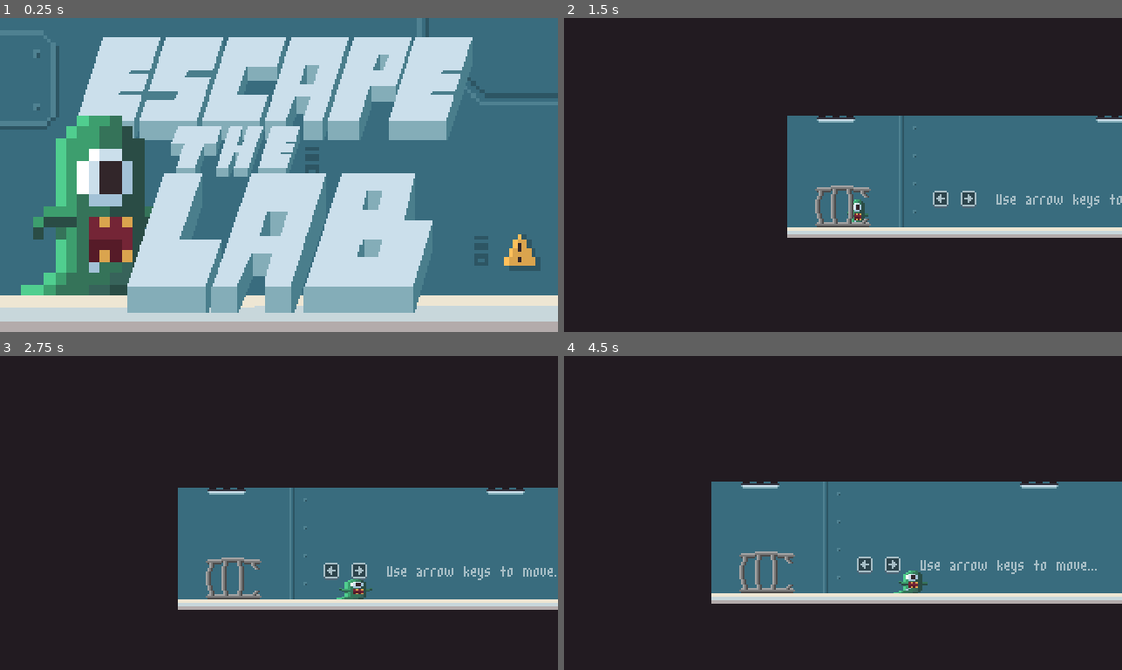
Above: before the commit, frames 1-4 (two rows, left to right).
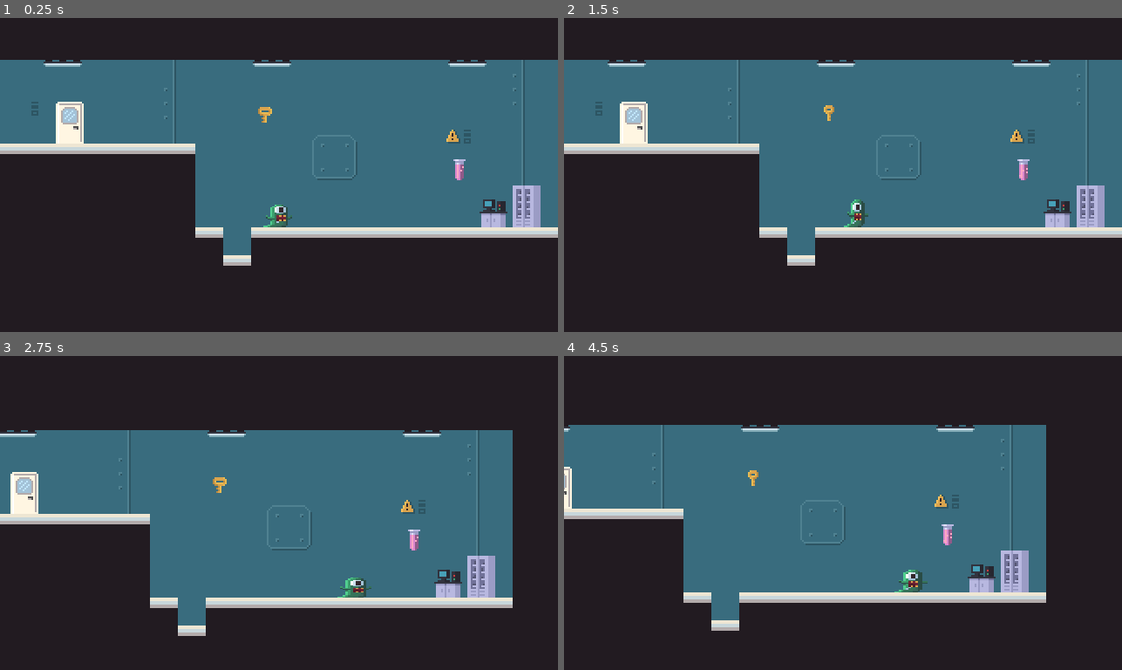
Above: after the commit, the same moments.

Repository: marcelomandaji/Escape-The-Lab
Game: Godot game, scene res://Levels/Level_1.tscn
The game is run twice, just before and just after one commit, with the same random seed, the same clock (stepped at 60 frames per second) and the same inputs. Before the commit the project starts from res://Menus/TitleScreen.tscn.
Inputs (mouse positions are in pixels of both pictures, inside the frame that each line leads up to):
- Up to frame 1 (0.25 s): no input
- Up to frame 2 (1.5 s): click (843, 175) at 0.5 s, where only the run before the commit has a clickable "start"; tap Enter at 1.25 s; move the mouse to (965, 159) at 1.27 s; hold Right (walk_right) from 1.28 s (still down); hold C (camera) from 1.28 s (still down); click (965, 159) at 1.42 s
- Up to frame 3 (2.75 s): keep holding Right (walk_right); tap Space (jump) at 1.52, 1.55, 1.82, 2.1, 2.27, 2.57 s; move the mouse to (167, 528) at 2.02 s; release C (camera) at 2.03 s; tap C (camera) at 2.3 s
- Up to frame 4 (4.5 s): move the mouse to (898, 443) at 2.77 s; release Right (walk_right) at 2.78 s; hold Left (walk_left) 2.78-3.53 s; hold C (camera) 2.78-3.53 s; tap Space (jump) at 3.05, 3.77, 4.07 s; move the mouse to (815, 575) at 3.52 s; hold Right (walk_right) from 3.53 s (still down); tap C (camera) at 3.6 s; click (815, 575) at 3.67 s; move the mouse to (1010, 560) at 4.27 s; hold Space (jump) from 4.28 s (still down)

The runs differ from the first frame. In frame 1, 78% of the frame differs, in the area x 0-100%, y 0-100%; in frame 2, 27%; in frame 3, 30%; in frame 4, 29%.

Commit message:
coyote timer

Diff:
--- a/Levels/Level_0.tscn
+++ b/Levels/Level_0.tscn
@@ -134,11 +134,11 @@
 
 [node name="KeyItem" parent="." instance=ExtResource( 3 )]
 position = Vector2( 816, 80 )
-frame = 0
+frame = 1
 
 [node name="CloneItem" parent="." instance=ExtResource( 2 )]
 position = Vector2( 552, 80 )
-frame = 3
+frame = 0
 
 [node name="Player" parent="." instance=ExtResource( 1 )]
 position = Vector2( 32, 112 )
--- a/Levels/Level_1.tscn
+++ b/Levels/Level_1.tscn
@@ -54,6 +54,7 @@
 
 [node name="KeyItem" parent="." instance=ExtResource( 3 )]
 position = Vector2( 152, 96 )
+frame = 2
 
 [node name="Sprite" type="Sprite" parent="."]
 position = Vector2( 302, 148 )
@@ -64,8 +65,8 @@
 texture = ExtResource( 8 )
 
 [node name="Player" parent="." instance=ExtResource( 1 )]
-position = Vector2( 148, 144 )
+position = Vector2( 160, 160 )
 
 [node name="CloneItem" parent="." instance=ExtResource( 2 )]
 position = Vector2( 264, 128 )
-frame = 0
+frame = 2
--- a/Levels/Level_2.tscn
+++ b/Levels/Level_2.tscn
@@ -115,11 +115,10 @@
 
 [node name="KeyItem" parent="." instance=ExtResource( 3 )]
 position = Vector2( 826, 98 )
-frame = 2
+frame = 4
 
 [node name="CloneItem" parent="." instance=ExtResource( 2 )]
 position = Vector2( 297.825, 90.2092 )
-frame = 0
 
 [node name="Sprite" type="Sprite" parent="."]
 self_modulate = Color( 1, 1, 1, 0.54902 )
--- a/Levels/Level_3.tscn
+++ b/Levels/Level_3.tscn
@@ -77,10 +77,11 @@
 
 [node name="KeyItem" parent="." instance=ExtResource( 3 )]
 position = Vector2( 308, 308 )
-frame = 2
+frame = 4
 
 [node name="CloneItem" parent="." instance=ExtResource( 1 )]
 position = Vector2( 248, 108 )
+frame = 2
 
 [node name="Sprite2" type="Sprite" parent="."]
 position = Vector2( 112, 308 )
--- a/Levels/Level_4.tscn
+++ b/Levels/Level_4.tscn
@@ -69,7 +69,7 @@
 tile_set = ExtResource( 6 )
 cell_size = Vector2( 16, 16 )
 format = 1
-tile_data = PoolIntArray( -458747, 1, 0, -458746, 1, 0, -458 …(167 unchanged characters)… 4, 1, 0, -458733, 1, 0, -458732, 1, 0, -393211, 1, 0, -393207, 1, 0, -327675, 1, 0, -327671, 1, 0, -262139, 1, 0, -262136, 0, 0, -262135, 1, 0, -262125, 0, 0, -262124, 0, 0, -262123, 0, 0, -262122, 0, 0, -262121, 0, 0, -196603, 1, 0, -196599, 1, 0, -196595, 0, 0, -196594, 0, 0, -196593, 0, 0, -196592, 0, 0, -196591, 0, 0, -196590, 0, 0, -196589, 1, 0, -196588, 1, 0, -196587, 1, 0, -196586, 1, 0, -196585, 1, 0, -131067, 1, 0, -131066, 0, 0, -1 …(1303 unchanged characters)…
+tile_data = PoolIntArray( -458747, 1, 0, -458746, 1, 0, -458 …(167 unchanged characters)… 4, 1, 0, -458733, 1, 0, -458732, 1, 0, -458731, 1, 0, -458730, 1, 0, -458729, 1, 0, -458728, 1, 0, -393211, 1, 0, -393207, 1, 0, -393192, 1, 0, -327675, 1, 0, -327671, 1, 0, -327656, 1, 0, -262139, 1, 0, -262136, 0, 0, -262135, 1, 0, -262125, 0, 0, -262124, 0, 0, -262123, 0, 0, -262122, 0, 0, -262121, 0, 0, -262120, 1, 0, -196603, 1, 0, -196599, 1, 0, -196595, 0, 0, -196594, 0, 0, -196593, 0, 0, -196592, 0, 0, -196591, 0, 0, -196590, 0, 0, -196589, 1, 0, -196588, 1, 0, -196587, 1, 0, -196586, 1, 0, -196585, 1, 0, -196584, 1, 0, -131067, 1, 0, -131066, 0, 0, -1 …(1303 unchanged characters)…
 
 [node name="Door" parent="." instance=ExtResource( 4 )]
 position = Vector2( 344, -80 )
@@ -79,7 +79,6 @@
 
 [node name="KeyItem" parent="." instance=ExtResource( 3 )]
 position = Vector2( 120, -80 )
-frame = 2
 
 [node name="OnOffDoor" parent="." instance=ExtResource( 9 )]
 position = Vector2( 128, 160 )
@@ -89,7 +88,7 @@
 
 [node name="CloneItem" parent="." instance=ExtResource( 2 )]
 position = Vector2( 128, 176 )
-frame = 3
+frame = 0
 
 [node name="Sprite2" type="Sprite" parent="."]
 position = Vector2( 152, 132 )
--- a/Levels/Level_5.tscn
+++ b/Levels/Level_5.tscn
@@ -69,10 +69,11 @@
 
 [node name="KeyItem" parent="." instance=ExtResource( 3 )]
 position = Vector2( -32, 136 )
-frame = 0
+frame = 4
 
 [node name="CloneItem" parent="." instance=ExtResource( 2 )]
 position = Vector2( -32, 184 )
+frame = 0
 
 [node name="OnOffDoor" parent="." instance=ExtResource( 10 )]
 position = Vector2( 88, 160 )
@@ -97,14 +98,14 @@
 [node name="Sprite" type="Sprite" parent="."]
 position = Vector2( 288, 104 )
 texture = ExtResource( 11 )
+[connection signal="BlueSwitch" from="BlueSwitch" to="OnOffDoor" method="_on_BlueSwitch_BlueSwitch"]
+[connection signal="BlueSwitch" from="BlueSwitch" to="RedSwitch" method="_on_BlueSwitch_BlueSwitch"]
+[connection signal="BlueSwitch" from="BlueSwitch" to="BlueSwitch2" method="_on_BlueSwitch_BlueSwitch"]
 [connection signal="BlueSwitch" from="BlueSwitch" to="OnOffDoor2" method="_on_BlueSwitch_BlueSwitch"]
-[connection signal="BlueSwitch" from="BlueSwitch" to="OnOffDoor" method="_on_BlueSwitch_BlueSwitch"]
-[connection signal="BlueSwitch" from="BlueSwitch" to="BlueSwitch2" method="_on_BlueSwitch_BlueSwitch"]
-[connection signal="BlueSwitch" from="BlueSwitch" to="RedSwitch" method="_on_BlueSwitch_BlueSwitch"]
-[connection signal="BlueSwitch" from="BlueSwitch2" to="OnOffDoor2" method="_on_BlueSwitch_BlueSwitch"]
 [connection signal="BlueSwitch" from="BlueSwitch2" to="OnOffDoor" method="_on_BlueSwitch_BlueSwitch"]
 [connection signal="BlueSwitch" from="BlueSwitch2" to="RedSwitch" method="_on_BlueSwitch_BlueSwitch"]
+[connection signal="BlueSwitch" from="BlueSwitch2" to="OnOffDoor2" method="_on_BlueSwitch_BlueSwitch"]
+[connection signal="RedSwitch" from="RedSwitch" to="OnOffDoor" method="_on_RedSwitch_RedSwitch"]
 [connection signal="RedSwitch" from="RedSwitch" to="BlueSwitch" method="_on_RedSwitch_RedSwitch"]
+[connection signal="RedSwitch" from="RedSwitch" to="BlueSwitch2" method="_on_RedSwitch_RedSwitch"]
 [connection signal="RedSwitch" from="RedSwitch" to="OnOffDoor2" method="_on_RedSwitch_RedSwitch"]
-[connection signal="RedSwitch" from="RedSwitch" to="OnOffDoor" method="_on_RedSwitch_RedSwitch"]
-[connection signal="RedSwitch" from="RedSwitch" to="BlueSwitch2" method="_on_RedSwitch_RedSwitch"]
--- a/Menus/TitleScreen.gd
+++ b/Menus/TitleScreen.gd
@@ -2,10 +2,6 @@
 
 func _ready():
 	MusicController.play_intro()
-
-func _on_Button_pressed():
-	pass
-	#get_tree().change_scene("res://Levels/Level_1.tscn")
 
 func _input(event):
 	if event is InputEventKey:
--- a/Menus/TitleScreen.tscn
+++ b/Menus/TitleScreen.tscn
@@ -104,19 +104,10 @@
 "_edit_use_anchors_": false
 }
 
-[node name="Button" type="Button" parent="."]
-margin_right = 320.0
-margin_bottom = 180.0
-text = "start"
-flat = true
-__meta__ = {
-"_edit_use_anchors_": false
-}
-
 [node name="intro" type="AnimatedSprite" parent="."]
 position = Vector2( 160, 90 )
 frames = SubResource( 20 )
-frame = 5
+frame = 9
 playing = true
 
 [node name="anykey" type="AnimatedSprite" parent="."]
@@ -124,4 +115,3 @@
 frames = SubResource( 21 )
 frame = 1
 playing = true
-[connection signal="pressed" from="Button" to="." method="_on_Button_pressed"]
--- a/MusicController.gd
+++ b/MusicController.gd
@@ -15,28 +15,28 @@
 
 func play_intro():
 	$Music.stream = intro_music
-	$Music.play()
+	#$Music.play()
 
 func play_theme():
 	$Music.stream = theme_music
-	$Music.play()
+	#$Music.play()
 
 func play_final():
 	$Music.stream = final_music
-	$Music.play()
+	#$Music.play()
 
 func sfx_key():
 	$Sfx.stream = key_sfx
-	$Sfx.play()
+	#$Sfx.play()
 
 func sfx_jump():
 	$Sfx.stream = jump_sfx
-	$Sfx.play()
+	#$Sfx.play()
 
 func sfx_clone():
 	$Sfx.stream = clone_sfx
-	$Sfx.play()
+	#$Sfx.play()
 
 func sfx_fall():
 	$Sfx.stream = fall_sfx
-	$Sfx.play()
+	#$Sfx.play()
--- a/Player/Player.gd
+++ b/Player/Player.gd
@@ -11,52 +11,78 @@
 
 var got_key = false
 var hit_the_ground = false
+var is_jumping = false
 
 const FLOOR = Vector2(0,-1)
+
+onready var animatedSprite = $AnimatedSprite
+onready var camera = $Camera2D
+onready var coyoteTimer = $CoyoteTimer
+
 func get_input():
+
 	var dir = 0
+
 	if Input.is_action_pressed("walk_right"):
-
 		dir += 1
-		$AnimatedSprite.flip_h = false
-		$AnimatedSprite.play("walk")
+		animatedSprite.play("walk")
 
 	if Input.is_action_pressed("walk_left"):
-
 		dir -= 1
-		$AnimatedSprite.flip_h = true
-		$AnimatedSprite.play("walk")
+		animatedSprite.play("walk")
 
 	if dir != 0:
 		velocity.x = lerp(velocity.x, dir * speed, acceleration)
+		animatedSprite.flip_h = dir < 0
+
 	else:
 		velocity.x = lerp(velocity.x, 0, friction)
 		if is_on_floor():
-			$AnimatedSprite.play("idle")
+			animatedSprite.play("idle")
+
+
+func _input(event):
+	if event.is_action_pressed("jump"):
+		if is_on_floor() || !coyoteTimer.is_stopped():
+			coyoteTimer.stop()
+			jump()
+
+	if event.is_action_pressed("camera"):
+		next_camera()
+
+	if event.is_action_pressed("restart"):
+		get_tree().change_scene("res://Levels/"+ get_tree().current_scene.name +".tscn")
+
+func jump():
+		velocity.y = jump_speed
+		is_jumping = true
+		MusicController.sfx_jump()
+
+func move(_delta):
+	motion_previous = velocity
+	var was_on_floor = is_on_floor()
+	velocity = move_and_slide(velocity, FLOOR)
+	if was_on_floor && !is_on_floor() && !is_jumping:
+		coyoteTimer.start()
+		velocity.y = 0
+
+func gravity(delta):
+	if coyoteTimer.is_stopped():
+		velocity.y += gravity * delta
+		if is_jumping && velocity.y >= 0:
+			is_jumping = false
 
 func _ready():
 	if self.name == "Player":
-		$Camera2D.current = true
+		camera.current = true
 
 func _physics_process(delta):
 	if !get_node("../").finishing:
 		get_input()
-		velocity.y += gravity * delta
-		motion_previous = velocity
-		velocity = move_and_slide(velocity, FLOOR)
+		gravity(delta)
+		move(delta)
 
 
-	if Input.is_action_just_pressed("restart"):
-		get_tree().change_scene("res://Levels/"+ get_tree().current_scene.name +".tscn")
-
-	if Input.is_action_just_pressed("jump"):
-		if is_on_floor():
-			MusicController.sfx_jump()
-			velocity.y = jump_speed
-
-
-	if Input.is_action_just_pressed("camera"):
-		next_camera()
 
 	"""
 	-- New Code from this Point --
@@ -67,15 +93,16 @@
 	the larger the x squash
 	"""
 
-	if not is_on_floor():
+	if !is_on_floor() && coyoteTimer.is_stopped():
 		if velocity.y < 0:
-			$AnimatedSprite.play("jump")
+			animatedSprite.play("jump")
 		else:
-			$AnimatedSprite.play("fall")
+
+			animatedSprite.play("fall")
 		hit_the_ground = false
 		if not is_on_wall():
-			$AnimatedSprite.scale.y = range_lerp(abs(velocity.y), 0, abs(jump_speed), 0.75, 1.75)
-			$AnimatedSprite.scale.x = range_lerp(abs(velocity.y), 0, abs(jump_speed), 1.25, 0.75)
+			animatedSprite.scale.y = range_lerp(abs(velocity.y), 0, abs(jump_speed), 0.75, 1.75)
+			animatedSprite.scale.x = range_lerp(abs(velocity.y), 0, abs(jump_speed), 1.25, 0.75)
 
 	"""
 	If there's a floor collision,
@@ -86,8 +113,8 @@
 	if not hit_the_ground and is_on_floor() and !is_on_wall():
 		hit_the_ground = true
 		#MusicController.sfx_fall()
-		$AnimatedSprite.scale.x = range_lerp(abs(motion_previous.y), 0, abs(1700), 1.8, 2.0)
-		$AnimatedSprite.scale.y = range_lerp(abs(motion_previous.y), 0, abs(1700), 0.6, 0.5)
+		animatedSprite.scale.x = range_lerp(abs(motion_previous.y), 0, abs(1700), 1.8, 2.0)
+		animatedSprite.scale.y = range_lerp(abs(motion_previous.y), 0, abs(1700), 0.6, 0.5)
 
 	#if is_on_floor() and is_on_wall():
 		#$AnimatedSprite.scale.y = range_lerp(abs(velocity.y), 0, abs(jump_speed), 1.35, 1)
@@ -99,12 +126,12 @@
 		https://www.construct.net/en/blogs/ashleys-blog-2/using-lerp-delta-time-924
 	"""
 
-	$AnimatedSprite.scale.x = lerp($AnimatedSprite.scale.x, 1, 1 - pow(0.01, delta))
-	$AnimatedSprite.scale.y = lerp($AnimatedSprite.scale.y, 1, 1 - pow(0.01, delta))
+	animatedSprite.scale.x = lerp(animatedSprite.scale.x, 1, 1 - pow(0.01, delta))
+	animatedSprite.scale.y = lerp(animatedSprite.scale.y, 1, 1 - pow(0.01, delta))
 
 func next_camera():
 	if self.name == "Player":
 		get_node("../").cycle_camera()
 
 func set_camera():
-	$Camera2D.current = true
+	camera.current = true
--- a/Player/Player.tscn
+++ b/Player/Player.tscn
@@ -21,35 +21,35 @@
 
 [sub_resource type="AtlasTexture" id=5]
 atlas = ExtResource( 2 )
-region = Rect2( 144, 0, 16, 16 )
+region = Rect2( 64, 0, 16, 16 )
 
 [sub_resource type="AtlasTexture" id=6]
 atlas = ExtResource( 2 )
-region = Rect2( 64, 0, 16, 16 )
+region = Rect2( 80, 0, 16, 16 )
 
 [sub_resource type="AtlasTexture" id=7]
 atlas = ExtResource( 2 )
-region = Rect2( 80, 0, 16, 16 )
+region = Rect2( 96, 0, 16, 16 )
 
 [sub_resource type="AtlasTexture" id=8]
 atlas = ExtResource( 2 )
-region = Rect2( 96, 0, 16, 16 )
+region = Rect2( 112, 0, 16, 16 )
 
 [sub_resource type="AtlasTexture" id=9]
 atlas = ExtResource( 2 )
-region = Rect2( 112, 0, 16, 16 )
+region = Rect2( 128, 0, 16, 16 )
 
 [sub_resource type="AtlasTexture" id=10]
 atlas = ExtResource( 2 )
-region = Rect2( 128, 0, 16, 16 )
+region = Rect2( 160, 0, 16, 16 )
 
 [sub_resource type="AtlasTexture" id=11]
 atlas = ExtResource( 2 )
-region = Rect2( 160, 0, 16, 16 )
+region = Rect2( 176, 0, 16, 16 )
 
 [sub_resource type="AtlasTexture" id=12]
 atlas = ExtResource( 2 )
-region = Rect2( 176, 0, 16, 16 )
+region = Rect2( 144, 0, 16, 16 )
 
 [sub_resource type="SpriteFrames" id=13]
 animations = [ {
@@ -58,20 +58,20 @@
 "name": "idle",
 "speed": 8.0
 }, {
-"frames": [ SubResource( 5 ) ],
-"loop": false,
-"name": "jump",
-"speed": 0.0
-}, {
-"frames": [ SubResource( 6 ), SubResource( 7 ), SubResource( 8 ), SubResource( 9 ), SubResource( 10 ) ],
+"frames": [ SubResource( 5 ), SubResource( 6 ), SubResource( 7 ), SubResource( 8 ), SubResource( 9 ) ],
 "loop": true,
 "name": "walk",
 "speed": 8.0
 }, {
-"frames": [ SubResource( 11 ), SubResource( 12 ) ],
+"frames": [ SubResource( 10 ), SubResource( 11 ) ],
 "loop": true,
 "name": "fall",
 "speed": 8.0
+}, {
+"frames": [ SubResource( 12 ) ],
+"loop": false,
+"name": "jump",
+"speed": 0.0
 } ]
 
 [sub_resource type="RectangleShape2D" id=14]
@@ -102,3 +102,7 @@
 drag_margin_top = 0.1
 drag_margin_bottom = 0.1
 editor_draw_drag_margin = true
+
+[node name="CoyoteTimer" type="Timer" parent="."]
+wait_time = 0.1
+one_shot = true
--- a/default_env.tres
+++ /dev/null
@@ -1,7 +0,0 @@
-[gd_resource type="Environment" load_steps=2 format=2]
-
-[sub_resource type="ProceduralSky" id=1]
-
-[resource]
-background_mode = 2
-background_sky = SubResource( 1 )
--- a/project.godot
+++ b/project.godot
@@ -16,7 +16,7 @@
 [application]
 
 config/name="Escape The Lab"
-run/main_scene="res://Menus/TitleScreen.tscn"
+run/main_scene="res://Levels/Level_1.tscn"
 config/icon="res://Assets/player.png"
 
 [autoload]
@@ -38,18 +38,21 @@
 "deadzone": 0.5,
 "events": [ Object(InputEventKey,"resource_local_to_scene":false,"resource_name":"","device":0,"alt":false,"shift":false,"control":false,"meta":false,"command":false,"pressed":false,"scancode":16777233,"unicode":0,"echo":false,"script":null)
 , Object(InputEventJoypadMotion,"resource_local_to_scene":false,"resource_name":"","device":0,"axis":0,"axis_value":1.0,"script":null)
+, Object(InputEventKey,"resource_local_to_scene":false,"resource_name":"","device":0,"alt":false,"shift":false,"control":false,"meta":false,"command":false,"pressed":false,"scancode":68,"unicode":0,"echo":false,"script":null)
  ]
 }
 walk_left={
 "deadzone": 0.5,
 "events": [ Object(InputEventKey,"resource_local_to_scene":false,"resource_name":"","device":0,"alt":false,"shift":false,"control":false,"meta":false,"command":false,"pressed":false,"scancode":16777231,"unicode":0,"echo":false,"script":null)
 , Object(InputEventJoypadMotion,"resource_local_to_scene":false,"resource_name":"","device":0,"axis":0,"axis_value":-1.0,"script":null)
+, Object(InputEventKey,"resource_local_to_scene":false,"resource_name":"","device":0,"alt":false,"shift":false,"control":false,"meta":false,"command":false,"pressed":false,"scancode":65,"unicode":0,"echo":false,"script":null)
  ]
 }
 jump={
 "deadzone": 0.5,
 "events": [ Object(InputEventKey,"resource_local_to_scene":false,"resource_name":"","device":0,"alt":false,"shift":false,"control":false,"meta":false,"command":false,"pressed":false,"scancode":32,"unicode":0,"echo":false,"script":null)
 , Object(InputEventJoypadButton,"resource_local_to_scene":false,"resource_name":"","device":0,"button_index":0,"pressure":0.0,"pressed":false,"script":null)
+, Object(InputEventKey,"resource_local_to_scene":false,"resource_name":"","device":0,"alt":false,"shift":false,"control":false,"meta":false,"command":false,"pressed":false,"scancode":87,"unicode":0,"echo":false,"script":null)
  ]
 }
 camera={
@@ -67,4 +70,3 @@
 [rendering]
 
 quality/driver/driver_name="GLES2"
-environment/default_environment="res://default_env.tres"
Not shown: 1 places in Levels/Level_2.tscn that only renumber resources
